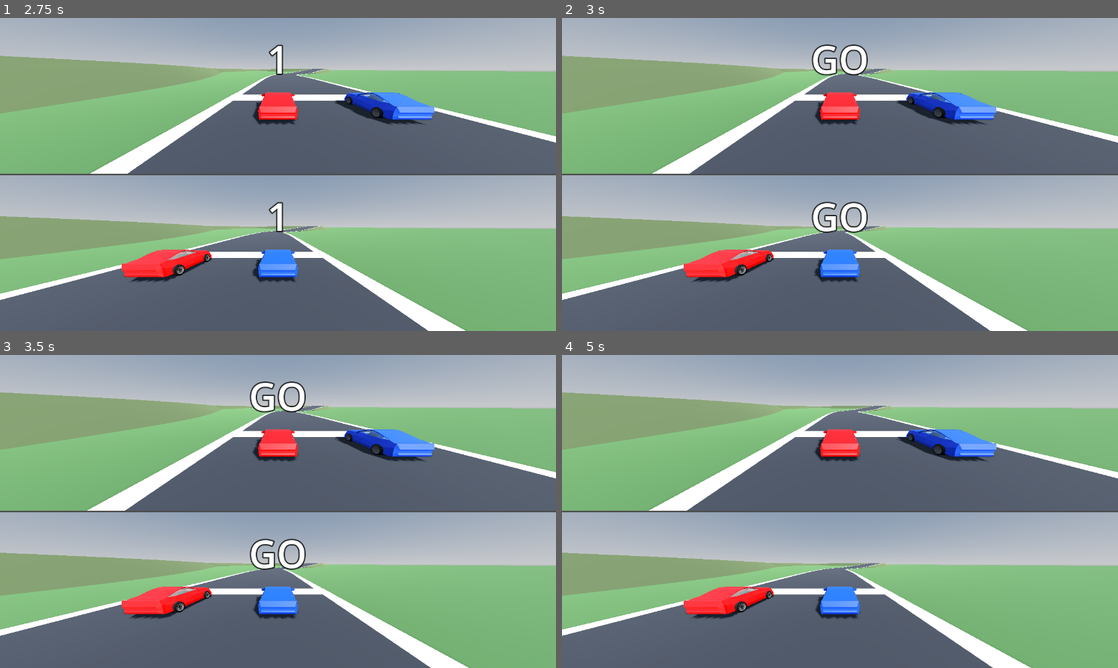
Above: before the commit, frames 1-4 (two rows, left to right).
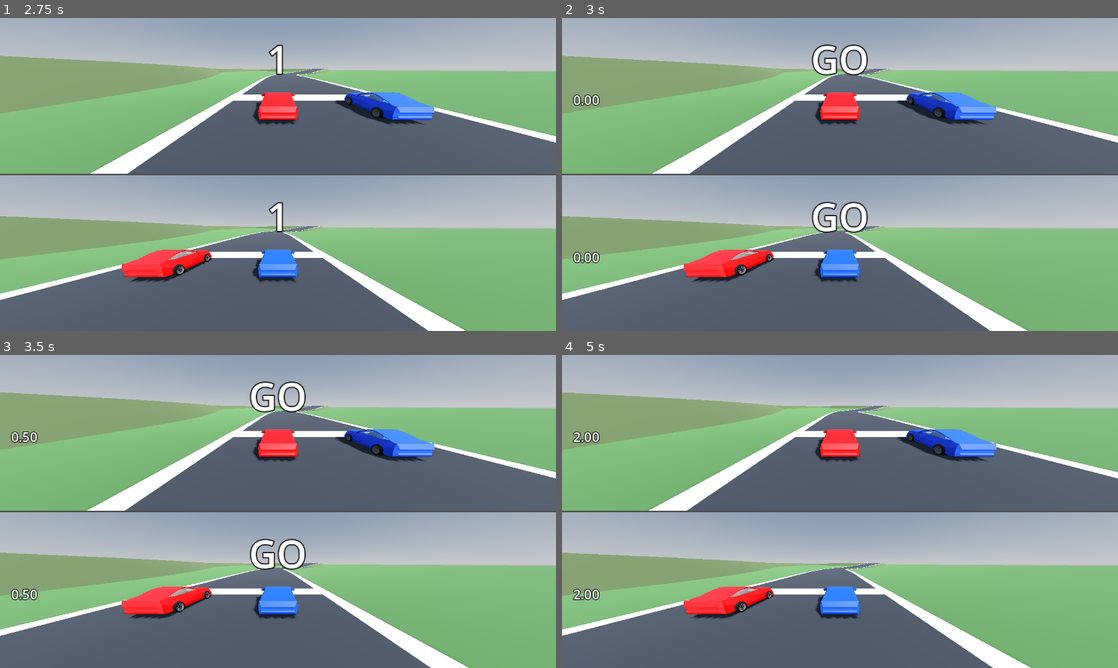
Above: after the commit, the same moments.

Repository: erte-del/2p-racing-game
Game: Godot game, scene res://scenes/main.tscn
Same seed, same stepped clock (60 frames per second), same inputs: the game is played once before the commit and once after it.
Inputs:
- Up to frame 1 (2.75 s): tap Enter at 0.5 s; tap Space at 1.25 s
- Up to frame 2 (3 s): tap Enter at 2.75 s
- Up to frame 3 (3.5 s): no input
- Up to frame 4 (5 s): no input

Frame 1 is identical in both runs. In frame 2, 0.3% of the frame differs, in the area x 1-7%, y 24-79%; in frame 3, 0.3%; in frame 4, 0.3%.

Commit message:
Announce the winner and time the race
Crossing the line now stops the clock, names the player who crossed
first, and holds both on screen for two seconds before the next course is
built. Building the course afterwards rather than first matters: the
result is read over the track just driven, not over one the players have
never seen.

The clock runs only while the cars are free, so a player's time excludes
the countdown and the result screen. Minutes appear only once there are
any, so a short course reads 42.16 rather than 0:42.16.

Co-Authored-By: Claude Opus 5 <noreply@anthropic.com>

Diff:
--- a/scenes/main.tscn
+++ b/scenes/main.tscn
@@ -100,6 +100,51 @@
 [node name="Camera" type="Camera3D" parent="Split/BottomView/SubViewport" unique_id=60247963]
 script = ExtResource("3_cam")
 
+[node name="Hud" type="VBoxContainer" parent="."]
+anchors_preset = 15
+anchor_right = 1.0
+anchor_bottom = 1.0
+grow_horizontal = 2
+grow_vertical = 2
+mouse_filter = 2
+theme_override_constants/separation = 4
+
+[node name="Top" type="MarginContainer" parent="Hud"]
+layout_mode = 2
+size_flags_vertical = 3
+mouse_filter = 2
+theme_override_constants/margin_left = 26
+theme_override_constants/margin_top = 18
+
+[node name="Label" type="Label" parent="Hud/Top"]
+layout_mode = 2
+mouse_filter = 2
+theme_override_colors/font_color = Color(1, 1, 1, 1)
+theme_override_colors/font_outline_color = Color(0, 0, 0, 0.75)
+theme_override_constants/outline_size = 8
+theme_override_font_sizes/font_size = 30
+horizontal_alignment = 0
+vertical_alignment = 0
+
+
+[node name="Bottom" type="MarginContainer" parent="Hud"]
+layout_mode = 2
+size_flags_vertical = 3
+mouse_filter = 2
+theme_override_constants/margin_left = 26
+theme_override_constants/margin_top = 18
+
+[node name="Label" type="Label" parent="Hud/Bottom"]
+layout_mode = 2
+mouse_filter = 2
+theme_override_colors/font_color = Color(1, 1, 1, 1)
+theme_override_colors/font_outline_color = Color(0, 0, 0, 0.75)
+theme_override_constants/outline_size = 8
+theme_override_font_sizes/font_size = 30
+horizontal_alignment = 0
+vertical_alignment = 0
+
+
 [node name="Countdown" type="VBoxContainer" parent="."]
 anchors_preset = 15
 anchor_right = 1.0
@@ -140,3 +185,45 @@
 theme_override_font_sizes/font_size = 88
 horizontal_alignment = 1
 vertical_alignment = 1
+
+[node name="Result" type="VBoxContainer" parent="."]
+anchors_preset = 15
+anchor_right = 1.0
+anchor_bottom = 1.0
+grow_horizontal = 2
+grow_vertical = 2
+mouse_filter = 2
+theme_override_constants/separation = 4
+
+[node name="Top" type="MarginContainer" parent="Result"]
+layout_mode = 2
+size_flags_vertical = 3
+mouse_filter = 2
+theme_override_constants/margin_bottom = 130
+
+[node name="Label" type="Label" parent="Result/Top"]
+layout_mode = 2
+mouse_filter = 2
+theme_override_colors/font_color = Color(1, 1, 1, 1)
+theme_override_colors/font_outline_color = Color(0, 0, 0, 0.8)
+theme_override_constants/outline_size = 12
+theme_override_font_sizes/font_size = 46
+horizontal_alignment = 1
+vertical_alignment = 1
+
+
+[node name="Bottom" type="MarginContainer" parent="Result"]
+layout_mode = 2
+size_flags_vertical = 3
+mouse_filter = 2
+theme_override_constants/margin_bottom = 130
+
+[node name="Label" type="Label" parent="Result/Bottom"]
+layout_mode = 2
+mouse_filter = 2
+theme_override_colors/font_color = Color(1, 1, 1, 1)
+theme_override_colors/font_outline_color = Color(0, 0, 0, 0.8)
+theme_override_constants/outline_size = 12
+theme_override_font_sizes/font_size = 46
+horizontal_alignment = 1
+vertical_alignment = 1
--- a/scripts/main.gd
+++ b/scripts/main.gd
@@ -30,6 +30,8 @@
 @onready var _counts: Array[Label] = [
 	$Countdown/Top/Label, $Countdown/Bottom/Label,
 ]
+@onready var _clocks: Array[Label] = [$Hud/Top/Label, $Hud/Bottom/Label]
+@onready var _results: Array[Label] = [$Result/Top/Label, $Result/Bottom/Label]
 
 @export_group("Starting grid")
 ## Sideways offset from the centreline, in metres.
@@ -48,6 +50,8 @@
 @export var preview_seconds := 3.0
 ## How long "GO" stays up after the cars are released.
 @export var go_seconds := 0.7
+## How long the winner and their time stay up before the next course loads.
+@export var result_seconds := 2.0
 ## A car further than this from the centreline is not really on the course, so
 ## it cannot trip the finish line from somewhere out in the scenery.
 @export var finish_corridor := 25.0
@@ -57,6 +61,9 @@
 ## Bumped for every countdown, so a timer left over from the previous one
 ## cannot wipe the text of the current one.
 var _countdown_run := 0
+## Seconds of racing on the current course, running only while the cars are
+## actually free, so the countdown and the result screen are not counted.
+var _race_time := 0.0
 
 
 func _ready() -> void:
@@ -80,12 +87,14 @@
 	_start_after_countdown()
 
 
-func _physics_process(_delta: float) -> void:
+func _physics_process(delta: float) -> void:
 	if not _racing:
 		return
-	for car in _cars:
-		if _has_finished(car):
-			_finish_course()
+	_race_time += delta
+	_show_clock(_format_time(_race_time))
+	for i in _cars.size():
+		if _has_finished(_cars[i]):
+			_finish_course(i)
 			return
 
 
@@ -127,13 +136,20 @@
 	_camera2.follow(_car2)
 
 
-## Swap in a fresh course, then hold the cars still long enough for the players
-## to read it before letting them go.
-func _finish_course() -> void:
+## Show who won and how long they took, then swap in a fresh course.
+##
+## The result is held on the finished course, before the new one is built, so
+## the players see where they ended up rather than the announcement flashing
+## over a track they have not driven yet.
+func _finish_course(winner: int) -> void:
 	_racing = false
 	for car in _cars:
 		car.frozen = true
 		car.reset_motion()
+
+	_show_result("PLAYER %d WINS\n%s" % [winner + 1, _format_time(_race_time)])
+	await get_tree().create_timer(result_seconds).timeout
+	_show_result("")
 
 	_new_course(randi())
 	_start_after_countdown()
@@ -156,6 +172,8 @@
 		await get_tree().create_timer(each).timeout
 
 	_show_count("GO")
+	_race_time = 0.0
+	_show_clock(_format_time(0.0))
 	for car in _cars:
 		car.frozen = false
 	_racing = true
@@ -171,6 +189,26 @@
 func _show_count(text: String) -> void:
 	for label in _counts:
 		label.text = text
+
+
+func _show_clock(text: String) -> void:
+	for label in _clocks:
+		label.text = text
+
+
+func _show_result(text: String) -> void:
+	for label in _results:
+		label.text = text
+
+
+## Minutes only once there are any, so a short course reads "42.16" rather
+## than "0:42.16".
+func _format_time(seconds: float) -> String:
+	var minutes := int(seconds) / 60
+	var rest := fmod(seconds, 60.0)
+	if minutes > 0:
+		return "%d:%05.2f" % [minutes, rest]
+	return "%.2f" % rest
 
 
 ## Line the cars up side by side on the start line, facing down the course.
Not shown, changed: README.md
